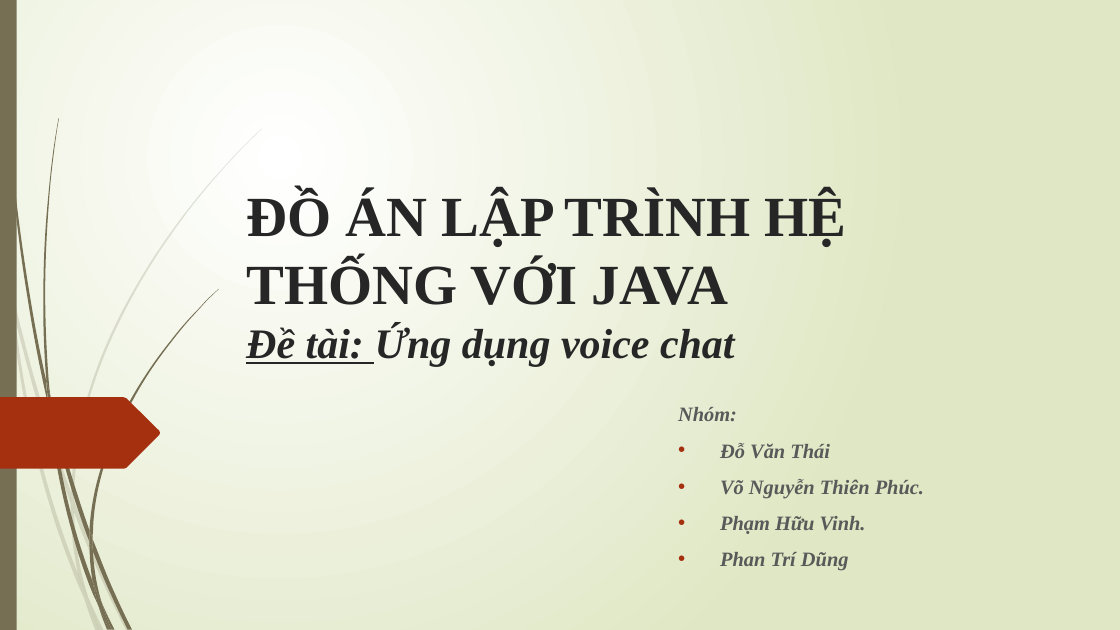
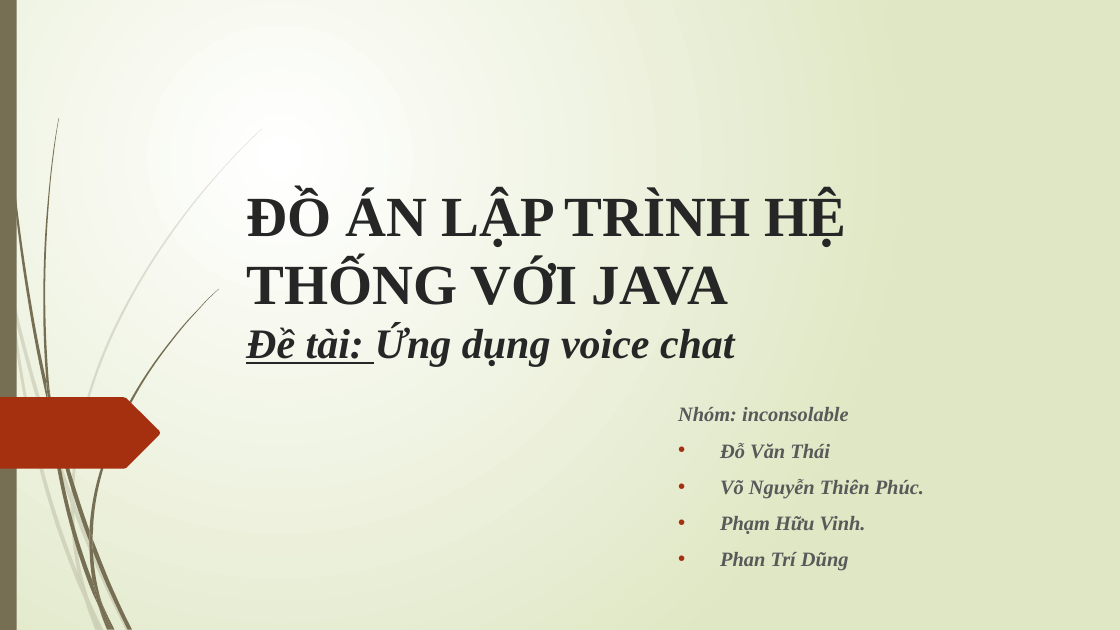
Before and after one commit to pt4everluv/-n-Java, a slide deck: slide 1 of Slide/ĐỒ ÁN LẬP TRÌNH HỆ THỐNG VỚI JAVA.pptx. Drawn at 1120x630 pixels with LibreOffice and Linux fonts; fonts in the diff are those of the drawing. Boxes give left, top, right and bottom in pixels: in the first picture for what was removed or moved away, otherwise in the second. Text is boxed around its words. In the diff, an @@ line names an element or a change of style, - is before the commit and + after.

Commit message:
fix team name

```diff
--- a/Slide/ĐỒ ÁN LẬP TRÌNH HỆ THỐNG VỚI JAVA.pptx
+++ b/Slide/ĐỒ ÁN LẬP TRÌNH HỆ THỐNG VỚI JAVA.pptx
@@ subtitle at box(678, 407, 849, 421): text changed @@
-Nhóm:
+Nhóm: inconsolable
```
